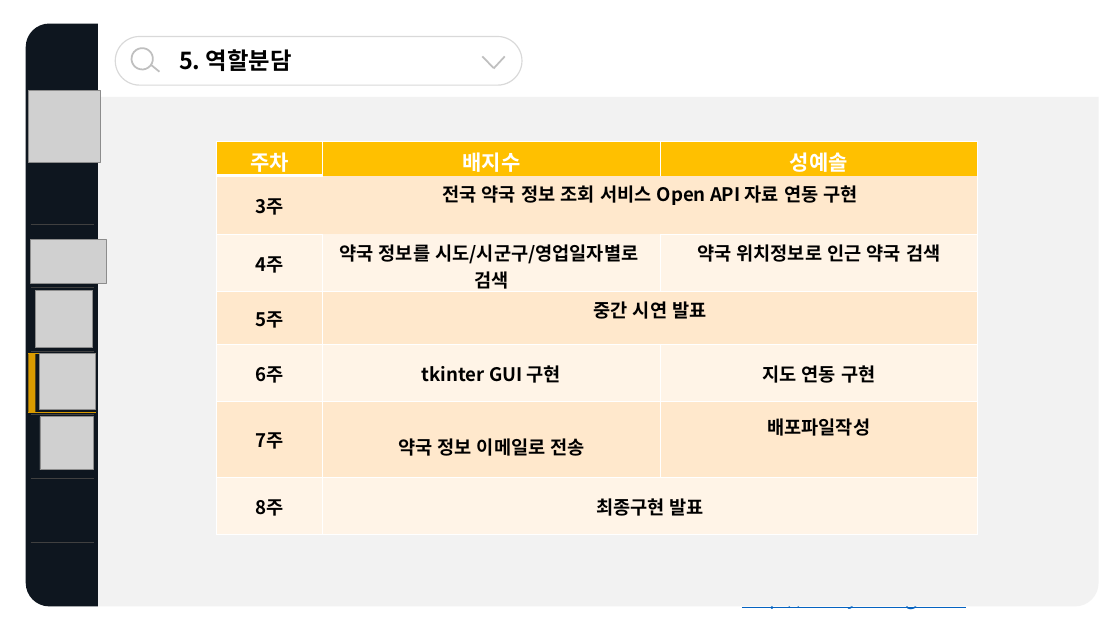
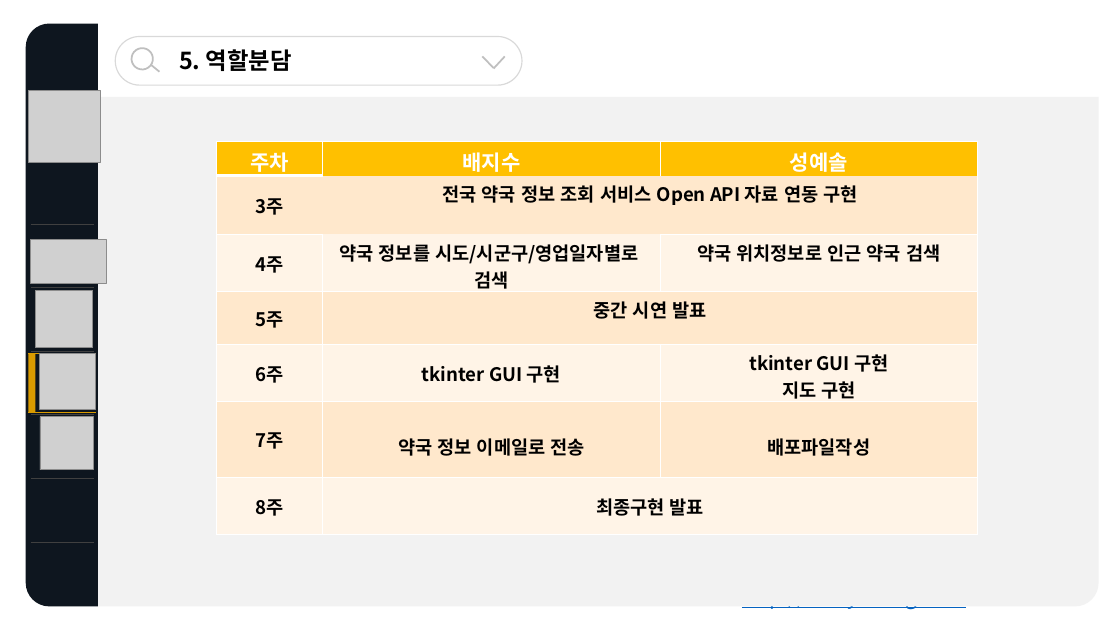
Before and after one commit to baejisoo/PharmacyManager, a slide deck: slide 5 of 스크립트언어기획발표.pptx. Drawn at 1120x630 pixels with LibreOffice and Linux fonts; fonts in the diff are those of the drawing; grey boxes stand for pictures; background and template pictures are left out. Boxes give left, top, right and bottom in pixels: in the first picture for what was removed or moved away, otherwise in the second. Text is boxed around its words. In the diff, an @@ line names an element or a change of style, - is before the commit and + after.

```diff
--- a/스크립트언어기획발표.pptx
+++ b/스크립트언어기획발표.pptx
@@ table at box(216, 142, 978, 554) @@
-row 5, column 3: 지도 연동 구현
+row 5, column 3: tkinter GUI 구현 / 지도 구현
```
Also in this commit, not shown: 4 other files.
